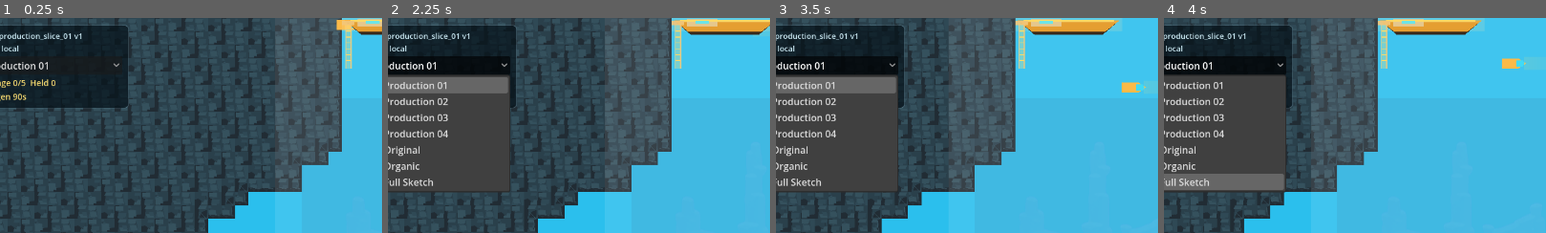
Above: before the commit, frames 1-4 (left to right).
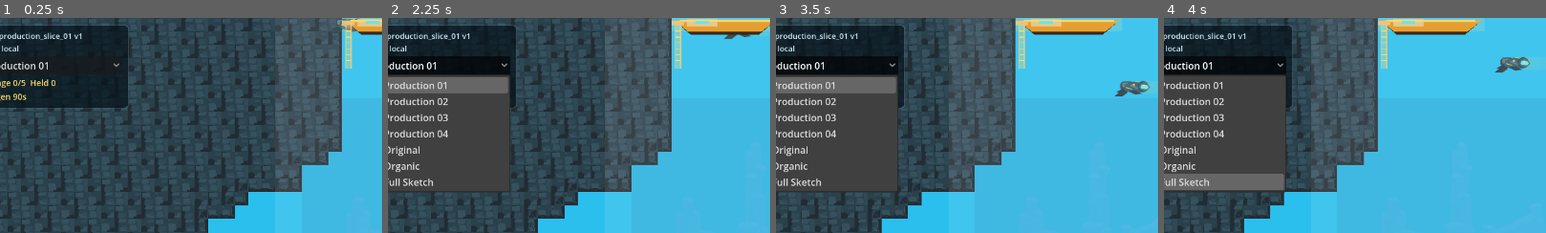
Above: after the commit, the same moments.

Repository: joeypshell/oceangame2
Game: Godot game, scene res://scenes/main/Main.tscn
Same seed, same stepped clock (60 frames per second), same inputs: the game is played once before the commit and once after it.
Inputs:
- Up to frame 1 (0.25 s): no input
- Up to frame 2 (2.25 s): click "Production 01" at 0.5 s; tap Enter at 1.25 s; hold Right (ui_right) 1.28-2.03 s; tap R at 1.35, 2.1 s; hold Down (ui_down) from 2.03 s (still down)
- Up to frame 3 (3.5 s): release Down (ui_down) at 2.78 s; hold Right (ui_right) from 2.78 s (still down); tap R at 2.85 s
- Up to frame 4 (4 s): release Right (ui_right) at 3.53 s; hold Up (ui_up) from 3.53 s (still down); tap R at 3.6 s
The pictures show only the part of the screen within x 4-54%, y 0-50%; the shares and areas given below are measured in that part.

The runs differ from the first frame. In frame 1, 0.2% of the frame differs, in the area x 87-95%, y 0-7%; in frame 2, less than 0.1%; in frame 3, 0.5%; in frame 4, 0.5%, in the area x 86-96%, y 18-26%.

Commit message:
Implement controlled player sprite

Diff:
--- a/scenes/player/Player.tscn
+++ b/scenes/player/Player.tscn
@@ -1,6 +1,7 @@
-[gd_scene load_steps=5 format=3]
+[gd_scene load_steps=6 format=3]
 
 [ext_resource type="Script" path="res://scripts/player/player_controller.gd" id="1_player"]
+[ext_resource type="Texture2D" path="res://assets/player/player_diver_01.png" id="2_diver"]
 
 [sub_resource type="RectangleShape2D" id="RectangleShape2D_player"]
 size = Vector2(26, 18)
@@ -22,14 +23,8 @@
 [node name="CollisionShape2D" type="CollisionShape2D" parent="."]
 shape = SubResource("RectangleShape2D_player")
 
-[node name="Body" type="Polygon2D" parent="."]
-color = Color(0.98, 0.67, 0.12, 1)
-polygon = PackedVector2Array(-28, -12, 12, -12, 30, 0, 12, 12, -28, 12)
-
-[node name="Visor" type="Polygon2D" parent="."]
-position = Vector2(14, 0)
-color = Color(0.08, 0.82, 0.96, 1)
-polygon = PackedVector2Array(-8, -8, 8, -8, 12, 0, 8, 8, -8, 8)
+[node name="Body" type="Sprite2D" parent="."]
+texture = ExtResource("2_diver")
 
 [node name="LightCone" type="Sprite2D" parent="."]
 position = Vector2(88, 0)
Binary file added: assets/player/player_diver_01.png
Binary file added: references/asset_reviews/player_sprite_01_review.png
Binary file changed: visual_captures/player_readability/production_slice_01_player_start.png
Not shown, changed: docs/ASSET_MANIFEST.md
Not shown, changed: docs/current/CONTROLLED_VISUAL_REVISION_02_PLAN.md
Not shown, changed: docs/current/PROJECT_CONTEXT.md
Not shown, changed: docs/current/TOOLING.md
Not shown, added: tools/generate_player_sprite.py
